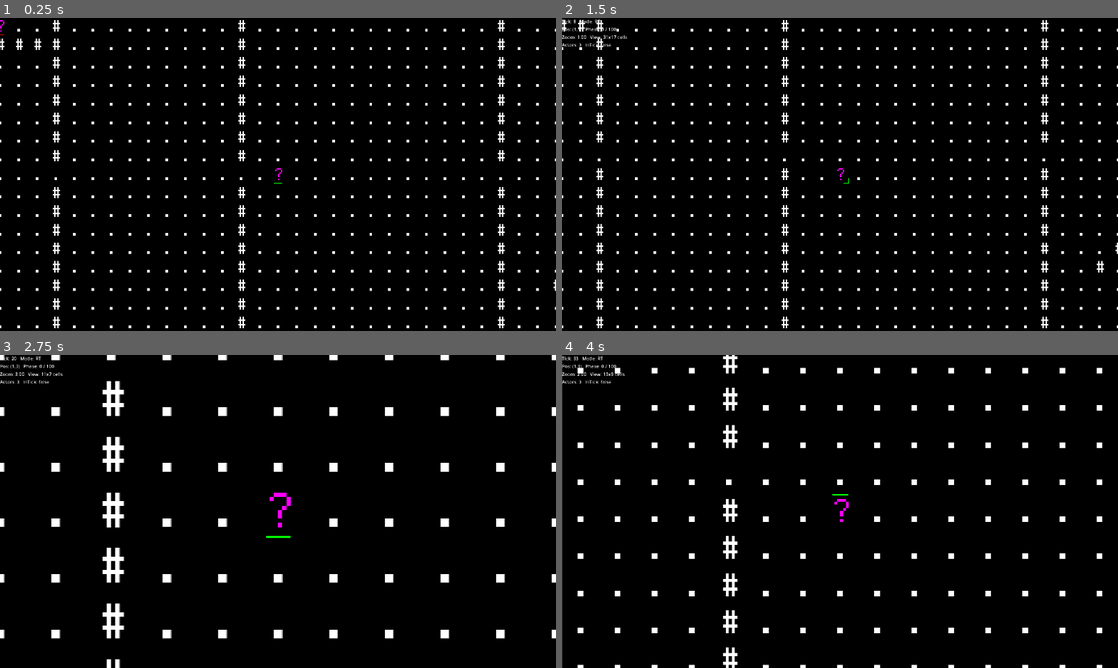
Above: before the commit, frames 1-4 (two rows, left to right).
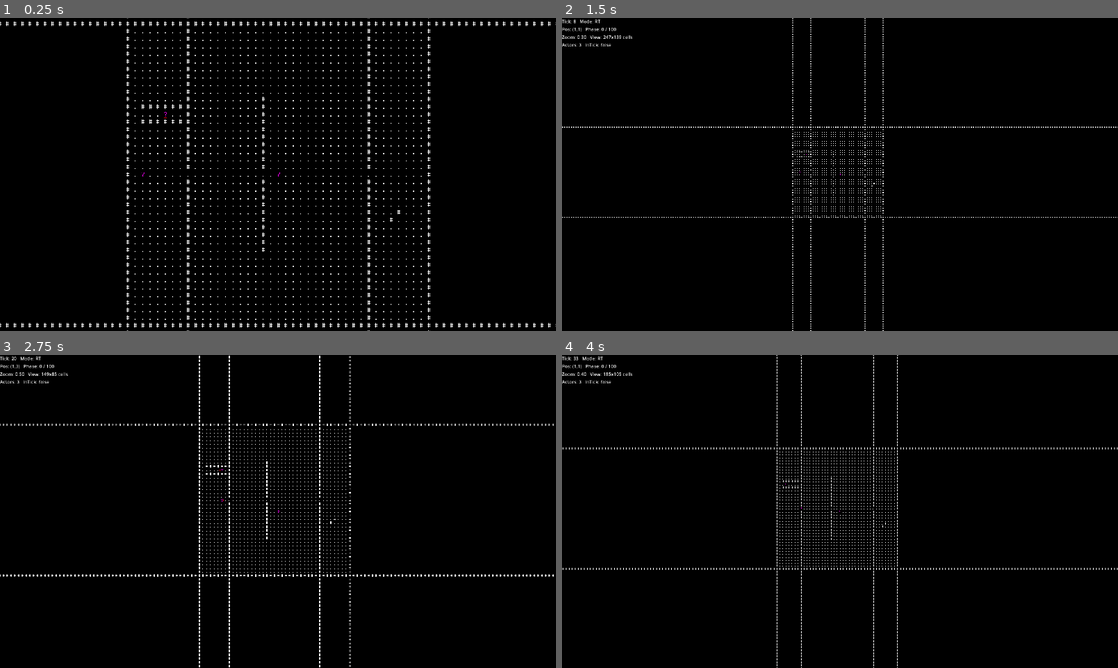
Above: after the commit, the same moments.

Repository: dumbmud/MUD
Game: Godot game, scene res://scenes/Game.tscn
The game is run twice, just before and just after one commit, with the same random seed, the same clock (stepped at 60 frames per second) and the same inputs.
Inputs (mouse positions are in pixels of both pictures, inside the frame that each line leads up to):
- Up to frame 1 (0.25 s): no input
- Up to frame 2 (1.5 s): tap Enter at 0.5 s; move the mouse to (962, 158) at 0.52 s; hold Keypad 3 (move_downright) 0.53-1.28 s; hold Mouse wheel up (zoom_in) 0.53-1.28 s; tap Middle mouse button (zoom_reset) at 1.25 s; move the mouse to (728, 190) at 1.27 s; hold Keypad 2 (move_down) from 1.28 s (still down); tap Tab (time_mode_toggle) at 1.35 s
- Up to frame 3 (2.75 s): tap Mouse wheel up (zoom_in) at 1.55, 2.3 s; move the mouse to (333, 442) at 2.02 s; release Keypad 2 (move_down) at 2.03 s; hold Keypad 3 (move_downright) from 2.03 s (still down); hold Keypad 5 (wait_5) from 2.03 s (still down)
- Up to frame 4 (4 s): tap Middle mouse button (zoom_reset) at 2.75 s; move the mouse to (812, 574) at 2.77 s; release Keypad 3 (move_downright) at 2.78 s; release Keypad 5 (wait_5) at 2.78 s; hold Keypad 8 (move_up) 2.78-3.53 s; tap Mouse wheel up (zoom_in) at 2.85, 3.8 s; move the mouse to (1006, 558) at 3.52 s; hold Keypad 1 (move_downleft) from 3.53 s (still down); hold Mouse wheel down (zoom_out) from 3.53 s (still down)

The runs differ from the first frame. In frame 1, 7.3% of the frame differs, in the area x 0-100%, y 0-100%; in frame 2, 5.4%; in frame 3, 6.1%; in frame 4, 5.2%.

Commit message:
finalize font a bit more
tried to get true bitmap but it didn't work. these settings look good though

Diff:
--- a/scenes/SimView.tscn
+++ b/scenes/SimView.tscn
@@ -13,6 +13,7 @@
 [node name="Console" type="Node2D" parent="."]
 script = ExtResource("1_yu701")
 font = ExtResource("3_i2epp")
+font_size = 26
 
 [node name="UI" type="CanvasLayer" parent="."]
 
--- a/scenes/console.gd
+++ b/scenes/console.gd
@@ -11,9 +11,9 @@
 ## - If unset, a safe blank resolver is used.
 
 @export var font: FontFile
-@export var font_size := 64
+@export var font_size := 26
 
-var cell_px := 64
+var cell_px := 26
 var view_cols := 0
 var view_rows := 0
 var grid_cols := 0
--- a/scenes/sim_view.gd
+++ b/scenes/sim_view.gd
@@ -15,11 +15,11 @@
 @onready var console: Console  = $Console
 @onready var hud: UIOverlay    = $UI/HUD
 
-var zoom_levels: Array[float] = [0.1, 0.5, 1.0, 2.0, 3.0, 4.0]
-var zoom_index := 2
+var zoom_levels: Array[float] = [0.1, 0.2, 0.3, 0.4, 0.5, 0.6, 0.7, 0.8, 0.9, 1.0, 2.0, 3.0, 4.0, 5.0]
+var zoom_index := 9
 var visible_w := 0
 var visible_h := 0
-const CELL_PX := 64
+const CELL_PX := 26
 const GRID_W := 481
 const GRID_H := 271
 
Not shown, changed: fonts/CozetteVector.ttf.import
Binary file removed: fonts/JetBrainsMono-Regular.ttf
Not shown, removed: fonts/JetBrainsMono-Regular.ttf.import
Binary file removed: fonts/charmap.png
Not shown, removed: fonts/charmap.png.import
Not shown: 1 places in scenes/SimView.tscn that only renumber resources
